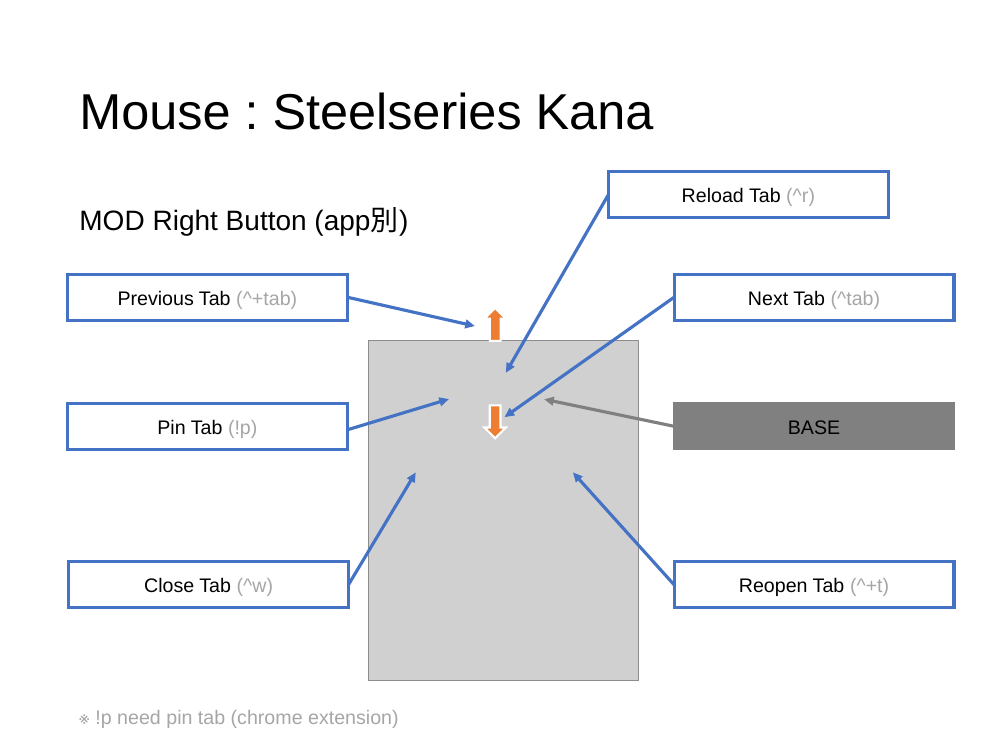
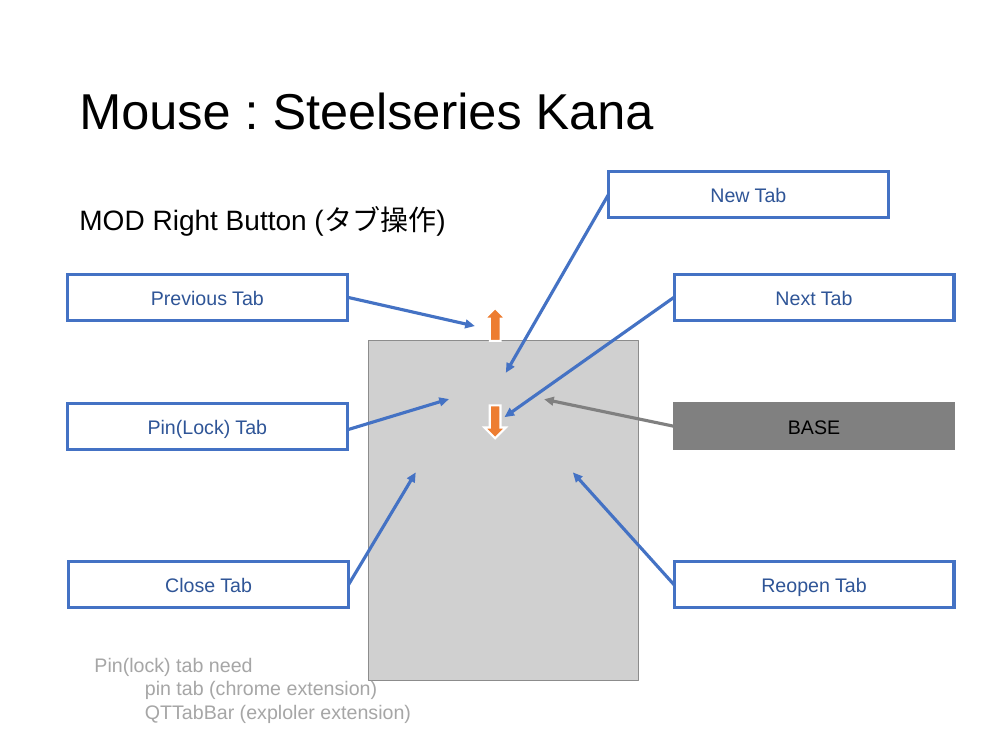
Before and after one commit to ittooo66/myAHK, a slide deck: slide 16 of MANUAL.pptx (slide 14 before the commit). Drawn at 1008x756 pixels with LibreOffice and Linux fonts; fonts in the diff are those of the drawing; grey boxes stand for pictures. Boxes give left, top, right and bottom in pixels: in the first picture for what was removed or moved away, otherwise in the second. Text is boxed around its words. In the diff, an @@ line names an element or a change of style, - is before the commit and + after.

```diff
--- a/MANUAL.pptx
+++ b/MANUAL.pptx
@@ text at bbox=[79, 208, 445, 235]: text changed @@
-MOD Right Button (app別)
+MOD Right Button (タブ操作)
@@ text in rectangle at bbox=[710, 187, 787, 202]: text changed; text colour #000000 to #2F5597 @@
-Reload Tab (^r)
+New Tab
@@ text in rectangle at bbox=[151, 290, 264, 305]: text changed; text colour #000000 to #2F5597 @@
-Previous Tab (^+tab)
+Previous Tab
@@ text in rectangle at bbox=[775, 290, 853, 305]: text changed; text colour #000000 to #2F5597 @@
-Next Tab (^tab)
+Next Tab
@@ text in rectangle at bbox=[148, 419, 267, 438]: text changed; text colour #000000 to #2F5597 @@
-Pin Tab (!p)
+Pin(Lock) Tab
@@ text in rectangle at bbox=[165, 577, 252, 592]: text changed; text colour #000000 to #2F5597 @@
-Close Tab (^w)
+Close Tab
@@ text in rectangle at bbox=[761, 577, 867, 596]: text changed; text colour #000000 to #2F5597 @@
-Reopen Tab (^+t)
+Reopen Tab
@@ text at bbox=[94, 658, 411, 723]: text changed @@
-※ !p need pin tab (chrome extension)
+Pin(lock) tab need
+  pin tab (chrome extension)
+  QTTabBar (exploler extension)
```
Also in this commit, not shown: 5 other slides changed, 2 slides added.
